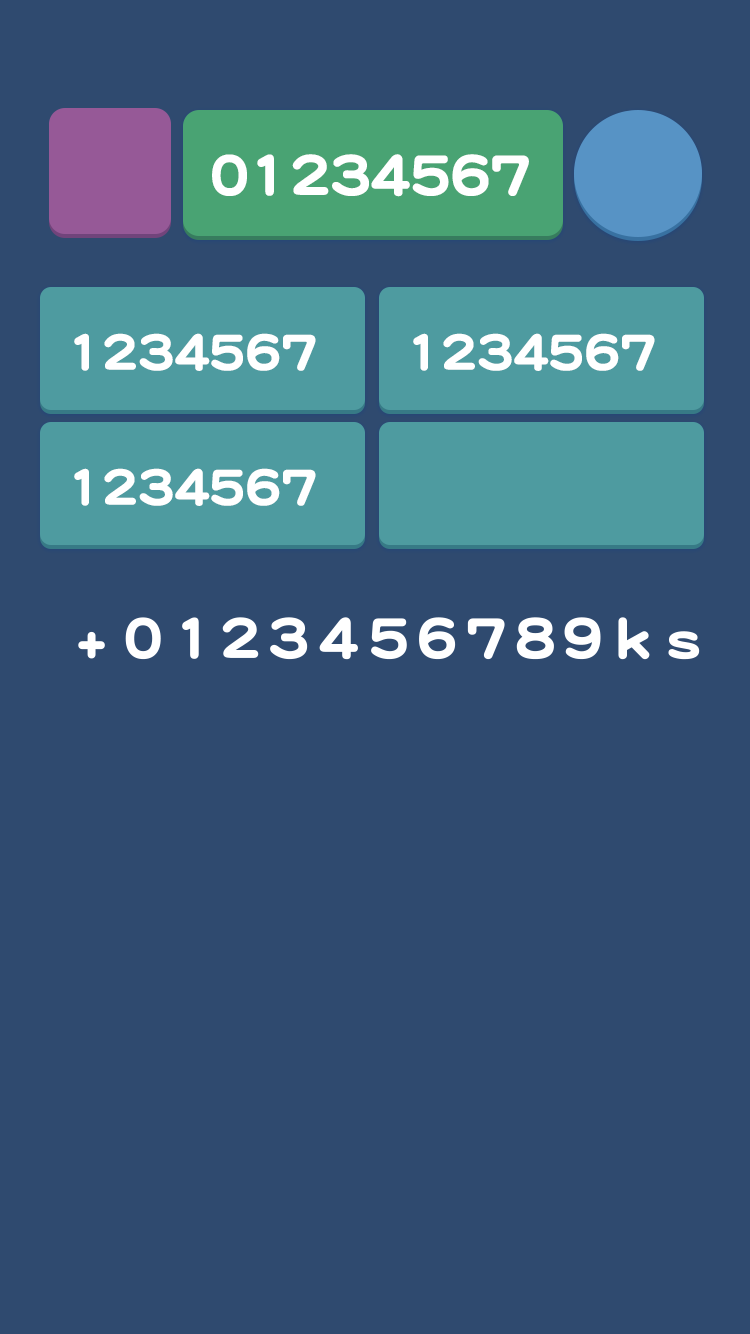
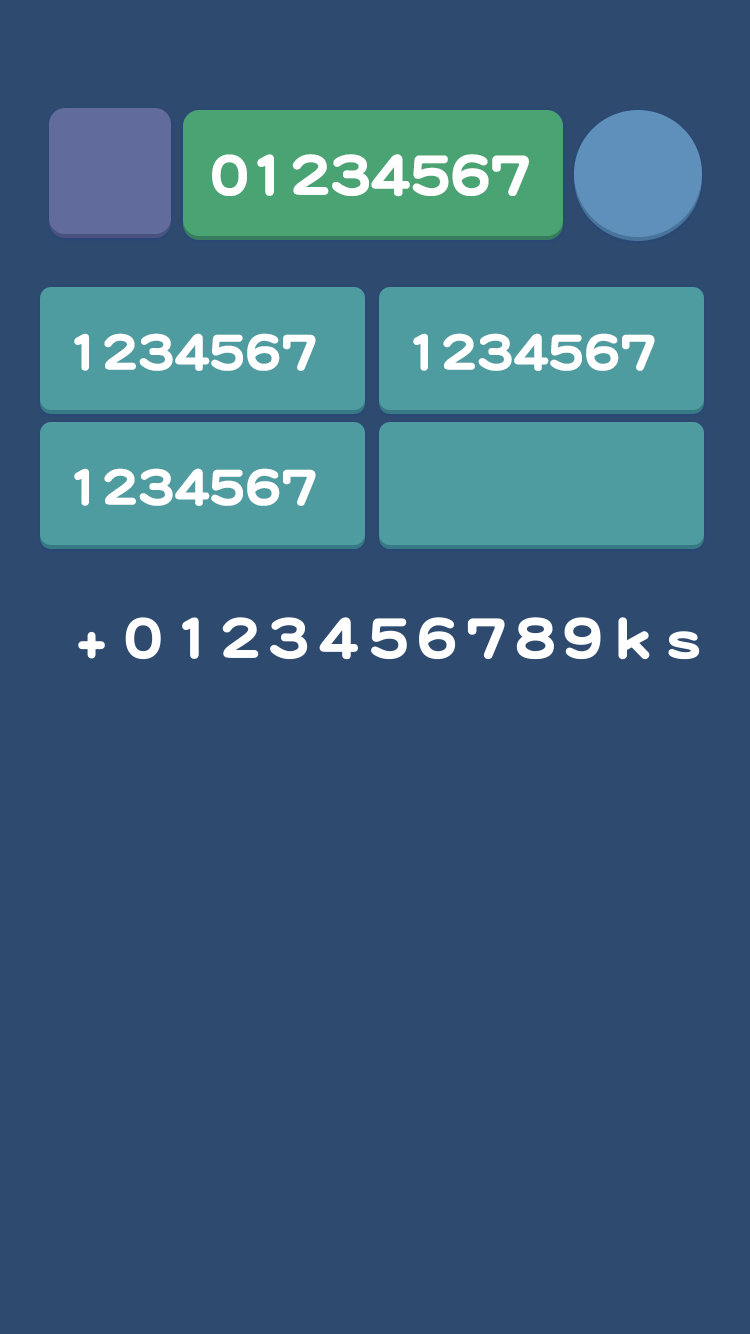
Before/after of a 750 × 1334 layered artwork. What changed in the layer stack:
painted on "矩形 2 拷贝 2" over (x1=49, y1=108, x2=171, y2=238)
painted on "椭圆 1 拷贝" over (x1=574, y1=110, x2=702, y2=237)
painted on "椭圆 1" over (x1=574, y1=114, x2=702, y2=241)
